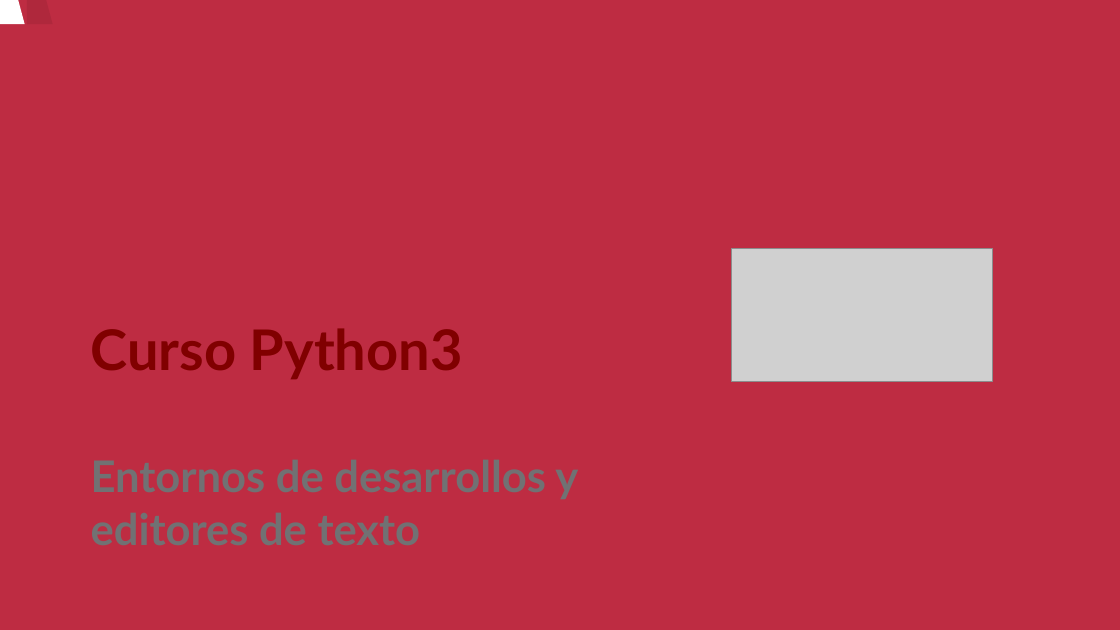
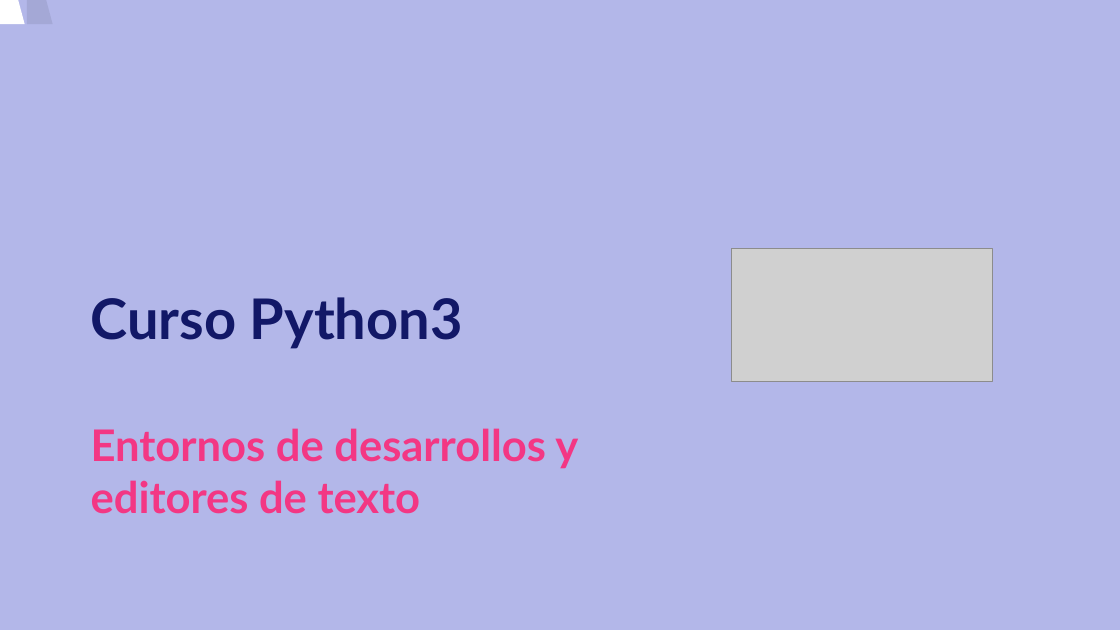
Before and after one commit to josedom24/curso_python3, a slide deck: slide 1 of curso/u4/u4.odp. Drawn at 1120x630 pixels with LibreOffice and Linux fonts; fonts in the diff are those of the drawing; grey boxes stand for pictures. Boxes give left, top, right and bottom in pixels: in the first picture for what was removed or moved away, otherwise in the second. Text is boxed around its words. In the diff, an @@ line names an element or a change of style, - is before the commit and + after.

```diff
--- a/curso/u4/u4.odp
+++ b/curso/u4/u4.odp
@@ background #BE2C42 to #B3B7E9 @@
@@ title "Curso Python3 Entornos de desarrollos ...": place and size @@
-title "Curso Python3 Entornos de desarrollos ..." at (91, 328, 463, 379)
+title "Curso Python3 Entornos de desarrollos ..." at (91, 297, 578, 514)
@@ title "Curso Python3 Entornos de desarrollos ..." at (91, 297, 578, 514): text colour #800000 to #121867 in "Curso Python3"; text colour #717173 to #F33784 in "Entornos de desarrollos y editores de texto" @@
```
Also in this commit, not shown: 4 slides added, 1 slide removed, 17 other files.
